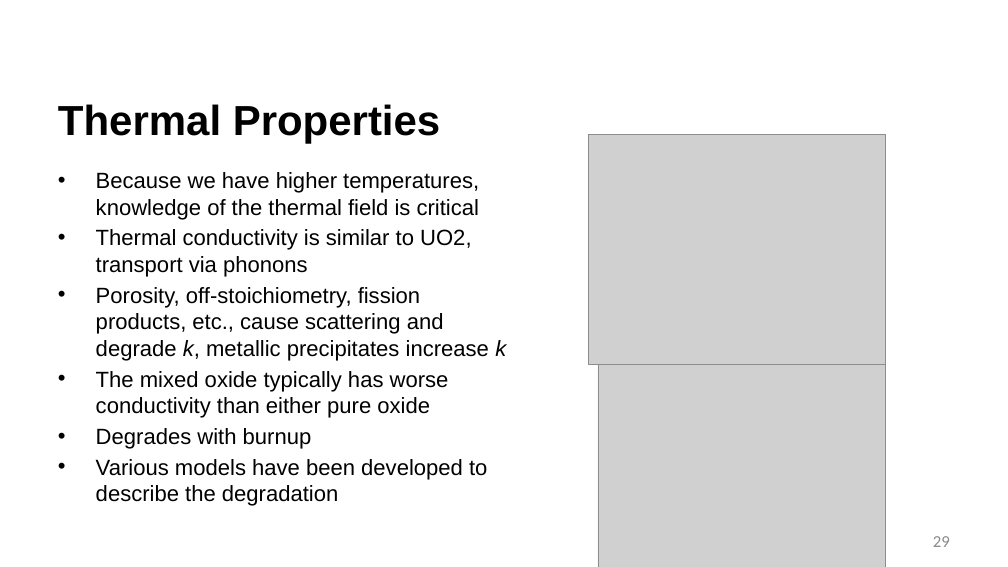
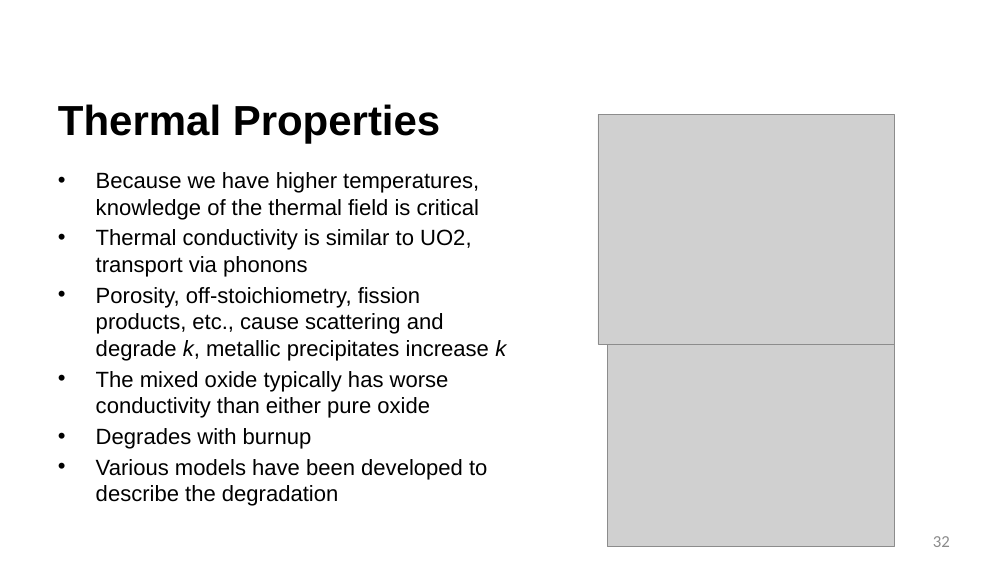
Before and after one commit to benbeeler/TEACHING, a slide deck: slide 32 of Advanced Reactor Materials/Fall2026/Lec11_SFRs.pptx (slide 29 before the commit). Drawn at 1008x567 pixels with LibreOffice and Linux fonts; fonts in the diff are those of the drawing; grey boxes stand for pictures; background and template pictures are left out. Boxes give left, top, right and bottom in pixels: in the first picture for what was removed or moved away, otherwise in the second. Text is boxed around its words. In the diff, an @@ line names an element or a change of style, - is before the commit and + after.

```diff
--- a/Advanced Reactor Materials/Fall2026/Lec11_SFRs.pptx
+++ b/Advanced Reactor Materials/Fall2026/Lec11_SFRs.pptx
@@ picture: place and size @@
-picture at <box>589,135,885,364</box>
+picture at <box>598,114,895,344</box>
@@ picture: place and size @@
-picture at <box>598,364,885,567</box>
+picture at <box>607,344,895,547</box>
@@ page number at <box>933,536,950,547</box>: text changed @@
-29
+32
```
Also in this commit, not shown: 9 other slides changed, 3 slides added, 12 other files.
